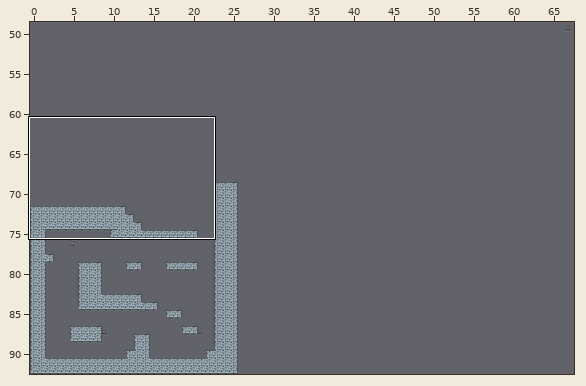
Tiled map, stored at lvls/finallvl.tmx. Above: a wide view before the commit, with the close-up outlined.
Close-up. As it was:
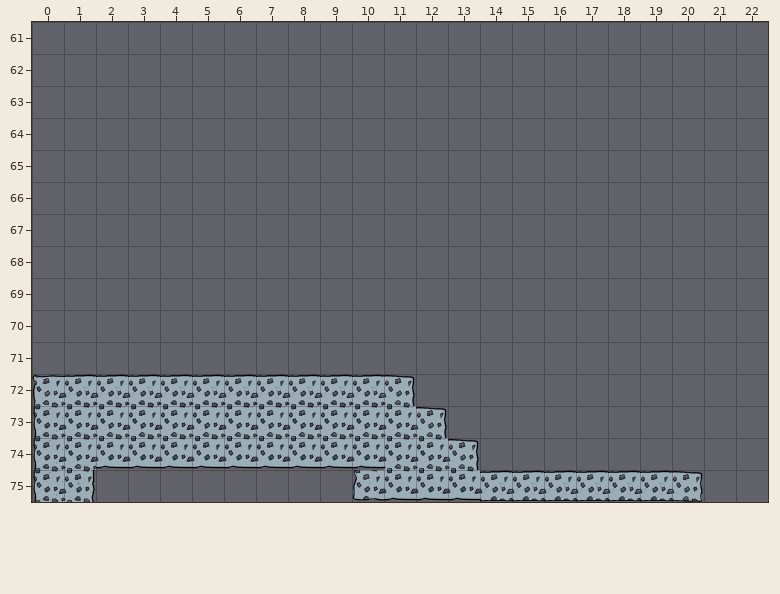
Cells are 80x80 px. Shown: x 0..22, y 61..75.
After the commit:
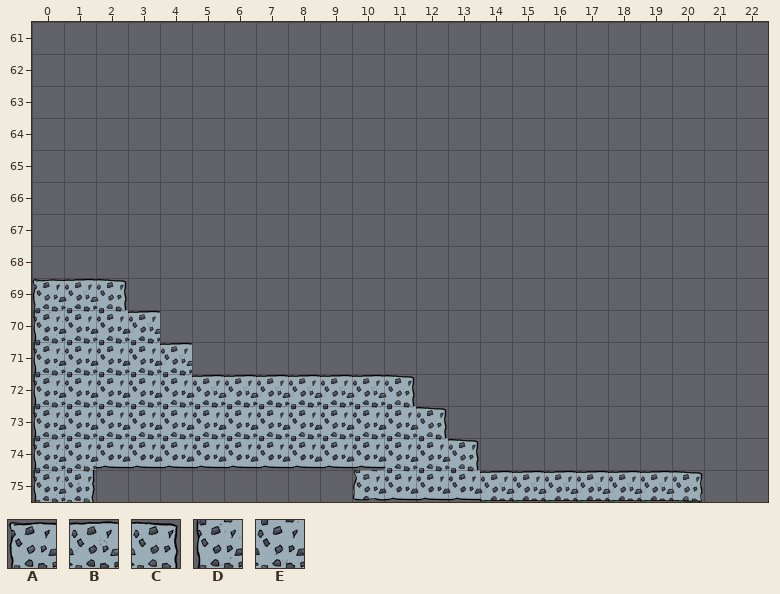
Key: from "stoned": A 0, B 1, C 2, D 3, E 4.
_ is an empty cell.
Tiles replaced or removed in this view: A, B.
Difference:
Changed rows in their new state; . is an unchanged cell.
Layer "Solid":
first column x 0:
69 ABC..
70 DEEB.
71 DEEEB
72 DEEEE
Where, in picture pixels (left, top, right, bottom), the same in both close-ups:
changed: (32, 278, 192, 406)
